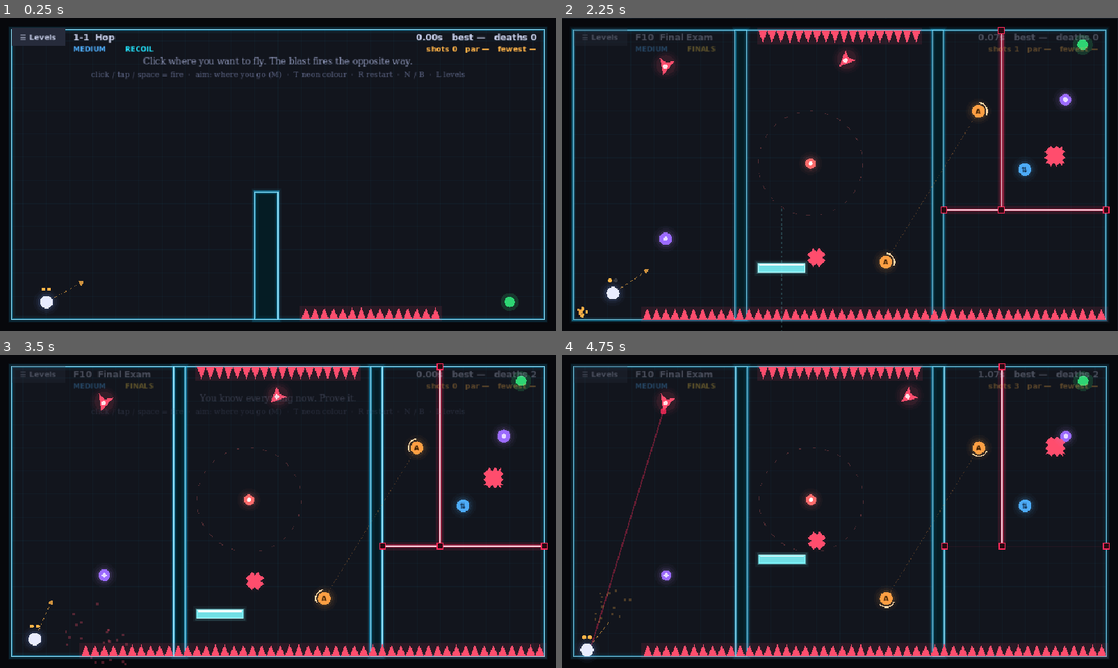
Above: before the commit, frames 1-4 (two rows, left to right).
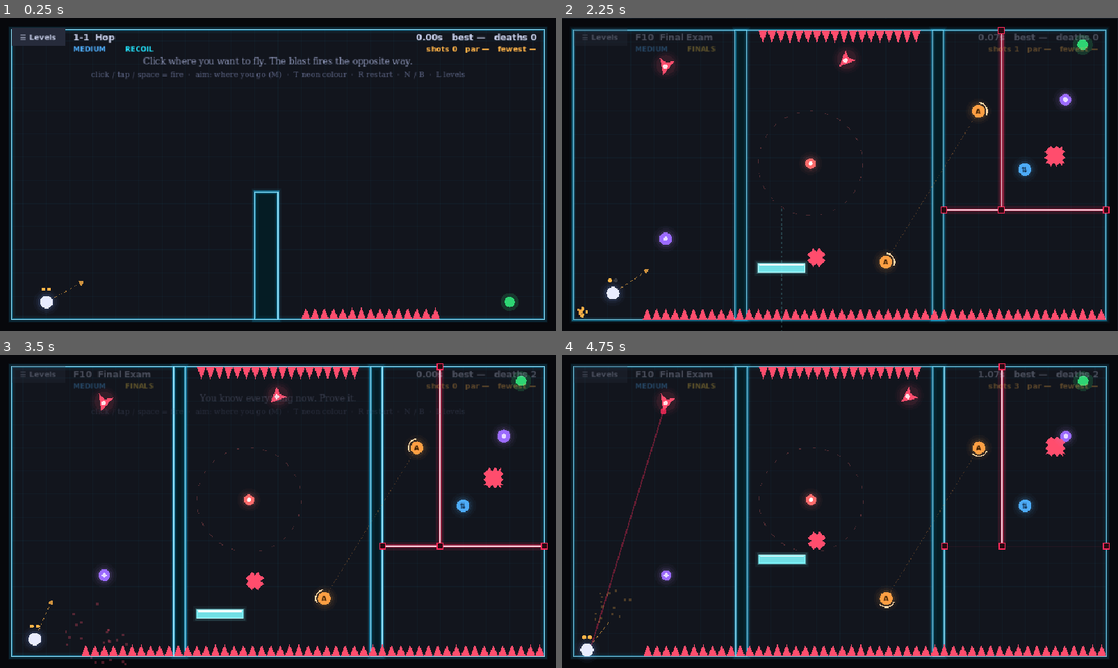
Above: after the commit, the same moments.

Repository: fallenjashin/Do-You-Got-Skill
Game: Godot game, scene res://scenes/main.tscn
The game is run twice, just before and just after one commit, with the same random seed, the same clock (stepped at 60 frames per second) and the same inputs.
Inputs (mouse positions are in pixels of both pictures, inside the frame that each line leads up to):
- Up to frame 1 (0.25 s): no input
- Up to frame 2 (2.25 s): tap Enter at 0.5 s; move the mouse to (962, 158) at 0.52 s; tap R at 0.6 s; click (962, 158) at 0.67 s; tap Space at 0.77 s; drag from (728, 190) to (812, 237) at 1.27 s; move the mouse to (895, 105) at 2.02 s; tap B at 2.1 s; click (895, 105) at 2.17 s
- Up to frame 3 (3.5 s): drag from (250, 574) to (111, 464) at 2.77 s
- Up to frame 4 (4.75 s): move the mouse to (1006, 558) at 3.52 s; tap M at 3.6 s; click (1006, 558) at 3.67 s; tap Space at 3.77 s; drag from (673, 464) to (756, 433) at 4.27 s

The runs differ from the first frame. In frame 2, 0.4% of the frame differs, in the area x 14-99%, y 3-98%; in frame 3, less than 0.1%; in frame 4, 0.6%, in the area x 14-99%, y 3-97%.

Commit message:
Remove hitbox-like glow boxes behind spikes; draw tall spikes as toothed columns
- Static spike strips no longer have a translucent red box behind them, and
  moving spike blocks no longer have a round glow; both looked like hitboxes
- Tall spike strips (hanging/rising columns) were plain red bars; they now
  have teeth on both sides and a point on the free end, with the teeth
  reaching exactly to the kill zone's edge
- Visual only: physics and levels unchanged

Co-Authored-By: Claude Opus 5.5 <noreply@anthropic.com>
Claude-Session: https://claude.ai/code/session_01ERQJNwC3QR8teR5keGxZLp

Diff:
--- a/scripts/game.gd
+++ b/scripts/game.gd
@@ -387,6 +387,23 @@
 	draw_rect(r, Color(c.lightened(0.55), 0.95 * a), false, 1.5)
 
 
+## Tall spike strip: a thin core with teeth out to its edges, so what you see is exactly what kills.
+func spike_column(r: Rect2) -> void:
+	var inset := minf(5.0, r.size.x / 3.0)
+	draw_rect(Rect2(r.position.x + inset, r.position.y, r.size.x - 2 * inset, r.size.y), C_SPIKE)
+	var j := 0.0
+	while j + 10.0 <= r.size.y + 0.01:
+		var y := r.position.y + j
+		draw_colored_polygon(PackedVector2Array([Vector2(r.position.x + inset, y), Vector2(r.position.x, y + 5), Vector2(r.position.x + inset, y + 10)]), C_SPIKE)
+		draw_colored_polygon(PackedVector2Array([Vector2(r.end.x - inset, y), Vector2(r.end.x, y + 5), Vector2(r.end.x - inset, y + 10)]), C_SPIKE)
+		j += 10.0
+	# a point on the free end (bottom if it hangs from the ceiling, top otherwise)
+	if r.position.y < 60:
+		draw_colored_polygon(PackedVector2Array([Vector2(r.position.x, r.end.y - 6), Vector2(r.get_center().x, r.end.y), Vector2(r.end.x, r.end.y - 6)]), C_SPIKE)
+	else:
+		draw_colored_polygon(PackedVector2Array([Vector2(r.position.x, r.position.y + 6), Vector2(r.get_center().x, r.position.y), Vector2(r.end.x, r.position.y + 6)]), C_SPIKE)
+
+
 func dashed_circle(pos: Vector2, r: float, c: Color) -> void:
 	var n := 48
 	for i in n:
@@ -456,7 +473,6 @@
 	for k in L.get("k", []):
 		if k.size() >= 7:
 			var r := rect_of(Sim.spike_at(k, sim.t * float(sim.d.spike)))
-			glow(r.get_center(), maxf(r.size.x, r.size.y) * 0.4, C_SPIKE, 0.6)
 			draw_rect(r, C_SPIKE)
 			var tooth := 6.0
 			var i := 0.0
@@ -473,7 +489,6 @@
 				j += 10
 		else:
 			var r := rect_of(k)
-			draw_rect(r.grow(3), Color(C_SPIKE, 0.10))
 			var up := r.position.y >= 60
 			if r.size.x >= r.size.y:
 				var n := maxi(1, roundi(r.size.x / 16.0))
@@ -485,7 +500,7 @@
 					else:
 						draw_colored_polygon(PackedVector2Array([Vector2(bx, r.position.y), Vector2(bx + sw / 2, r.end.y), Vector2(bx + sw, r.position.y)]), C_SPIKE)
 			else:
-				draw_rect(r, C_SPIKE)
+				spike_column(r)
 
 	_draw_moving_solids()
 	_draw_lasers(now)
